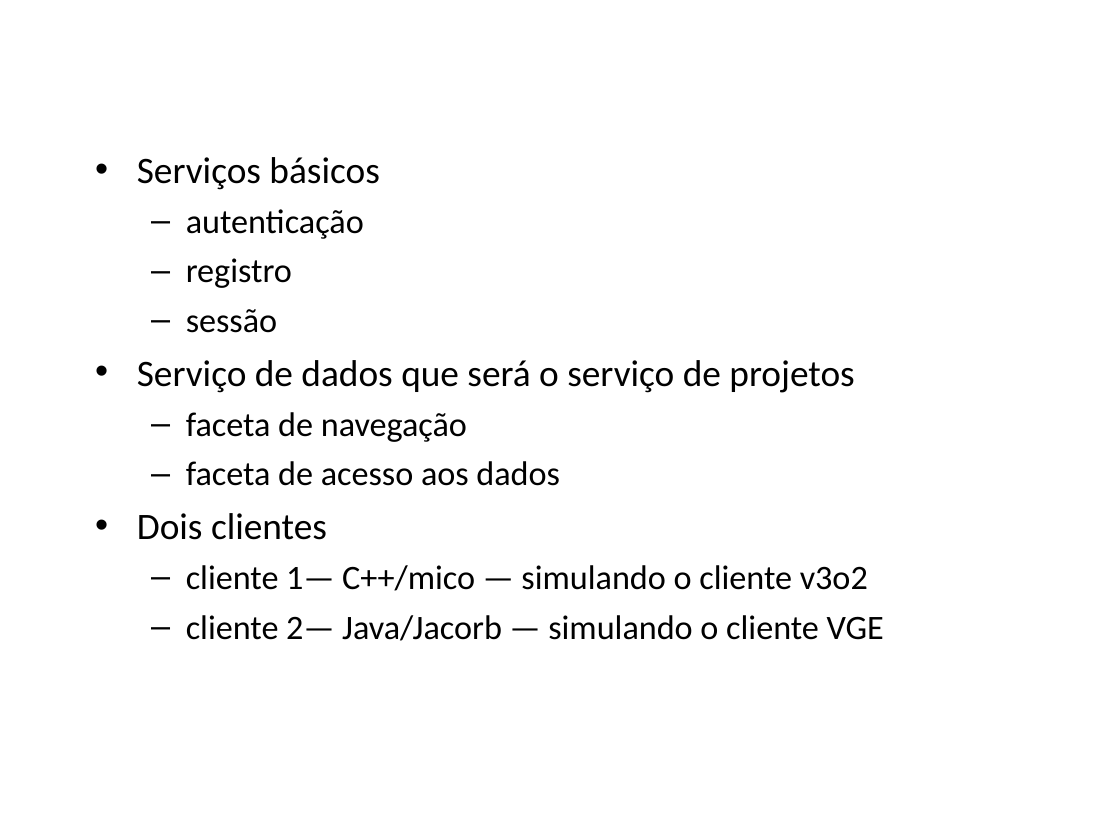
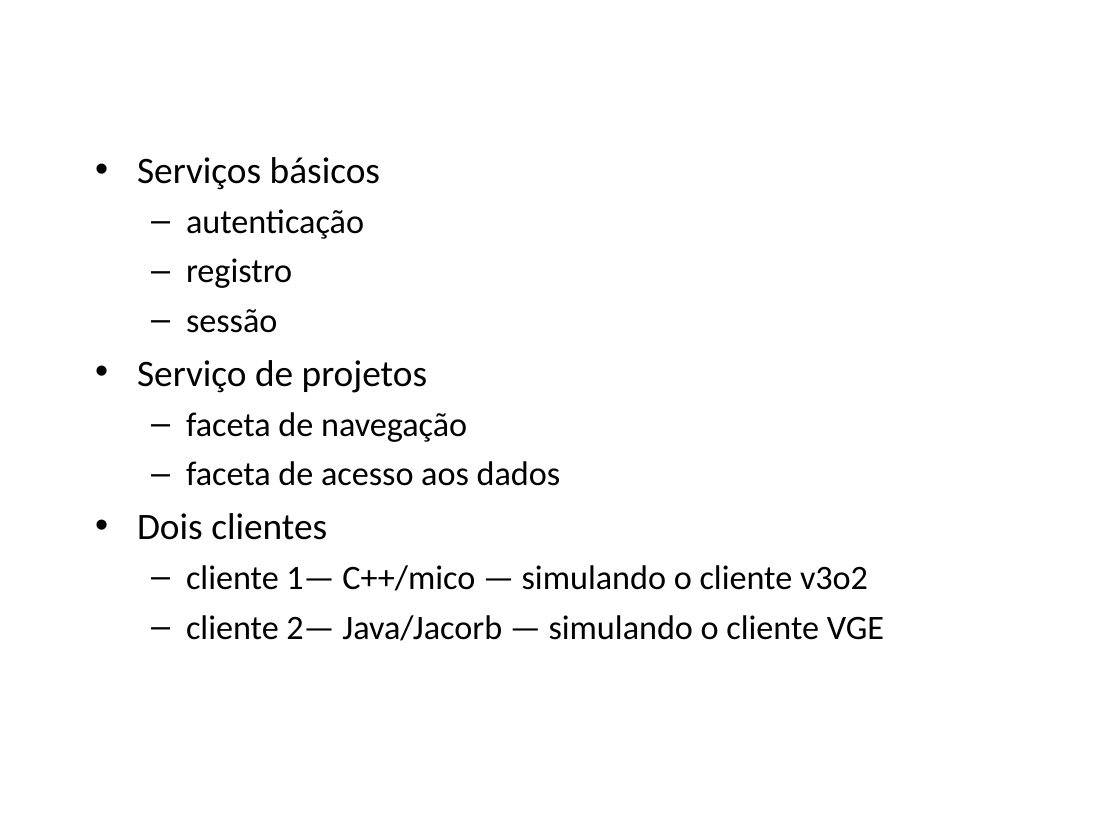
Before and after one commit to amadeubarbosa/openbus-core, a slide deck: slide 15 of docs/apresentacao/OpenBUS.ppt (slide 16 before the commit). Drawn at 1120x840 pixels with LibreOffice and Linux fonts; fonts in the diff are those of the drawing; background and template pictures are left out. Boxes give left, top, right and bottom in pixels: in the first picture for what was removed or moved away, otherwise in the second. Text is boxed around its words. In the diff, an @@ line names an element or a change of style, - is before the commit and + after.

Commit message:
# Arquivo corrigido com PowerPoint (OpenOffice gera problemas de fonts, figuras, etc no arquivo original gerado no MAC...)

```diff
--- a/docs/apresentacao/OpenBUS.ppt
+++ b/docs/apresentacao/OpenBUS.ppt
@@ text at bbox=[137, 157, 380, 540]: indent changed @@
@@ text at bbox=[137, 360, 427, 393]: text changed @@
-• Serviço de dados que será o serviço de projetos
+• Serviço de projetos
```
Also in this commit, not shown: 20 other slides changed, 1 slide added, 3 slides removed.
